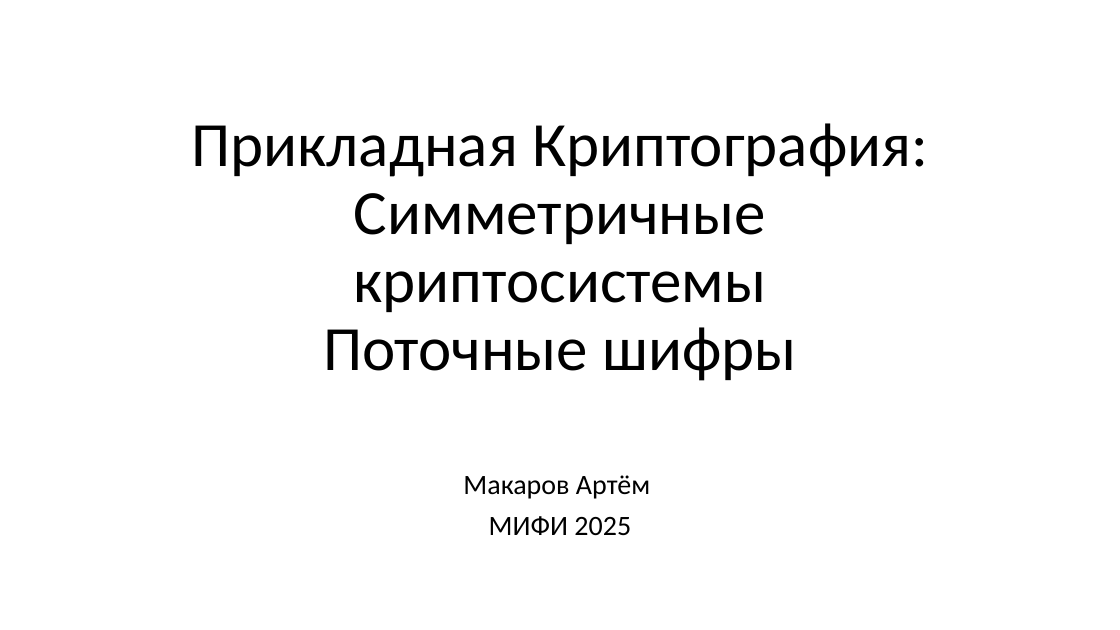
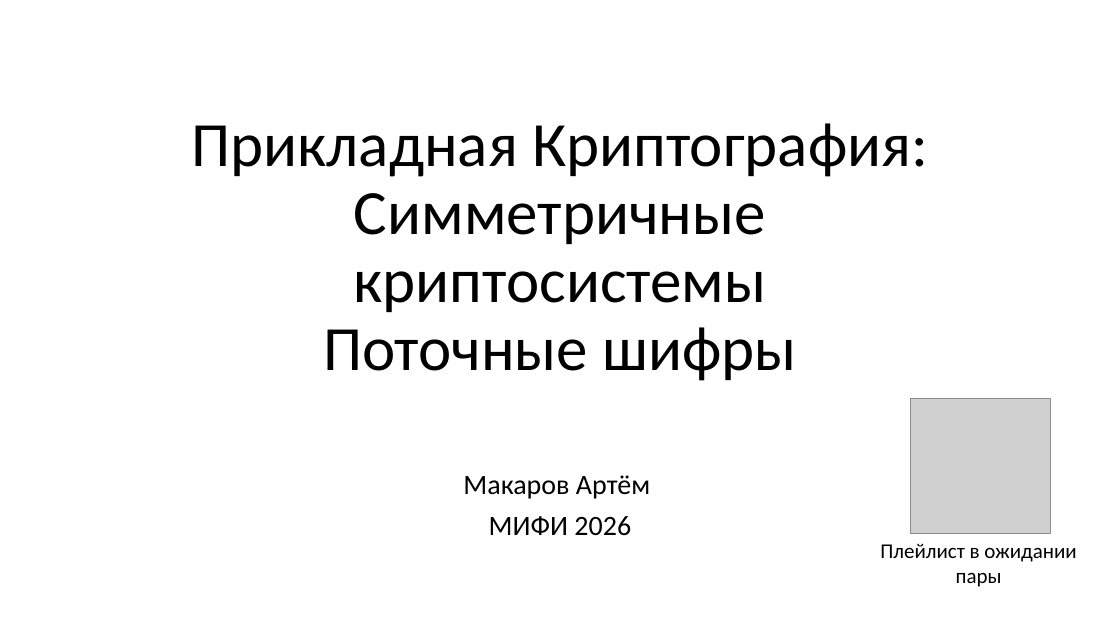
Before and after one commit to CryptoCourse/CryptoLectures, a slide deck: slide 1 of Lectures/Lecture2.pptx. Drawn at 1120x630 pixels with LibreOffice and Linux fonts; fonts in the diff are those of the drawing; grey boxes stand for pictures. Boxes give left, top, right and bottom in pixels: in the first picture for what was removed or moved away, otherwise in the second. Text is boxed around its words. In the diff, an @@ line names an element or a change of style, - is before the commit and + after.

```diff
--- a/Lectures/Lecture2.pptx
+++ b/Lectures/Lecture2.pptx
@@ picture added at [910,398,1050,533] @@
@@ subtitle at [489,516,631,536]: text changed @@
-МИФИ 2025
+МИФИ 2026
@@ text added at [880,543,1076,587], 18 pt, text #000000 @@
+Плейлист в ожидании
+пары
```
Also in this commit, not shown: 11 other slides changed, 1 slide added, 1 other file.
